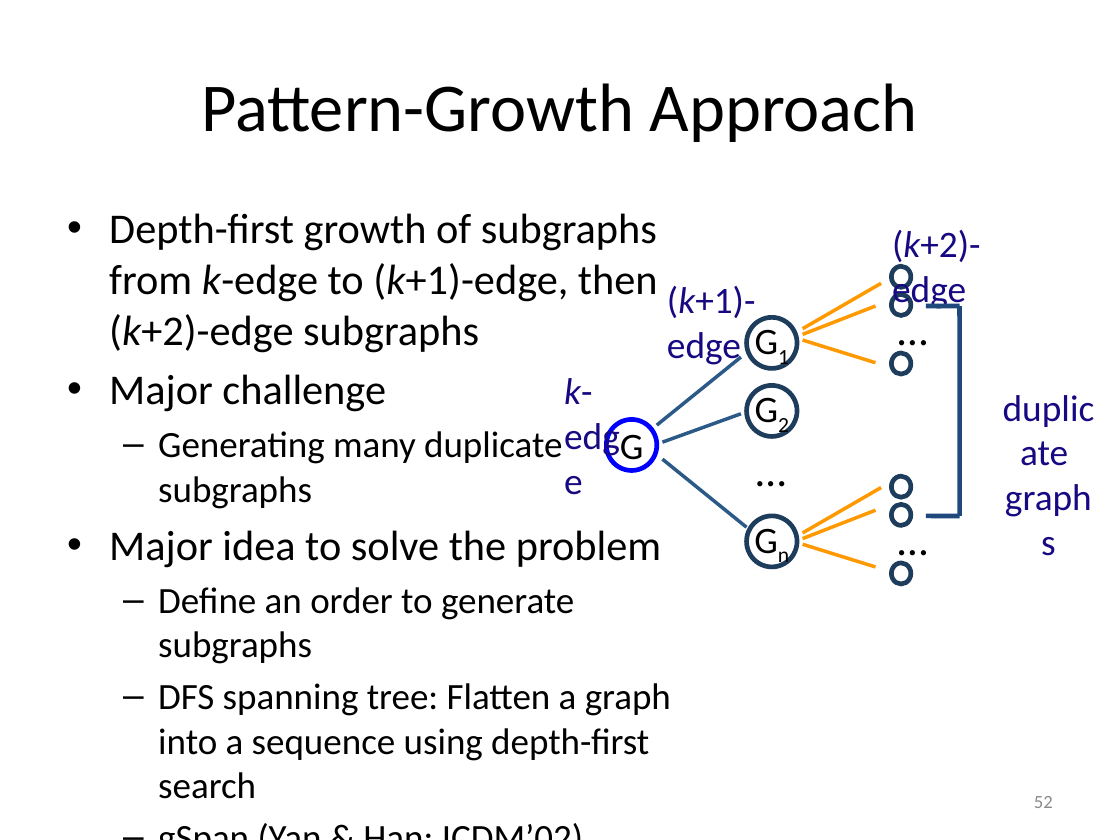
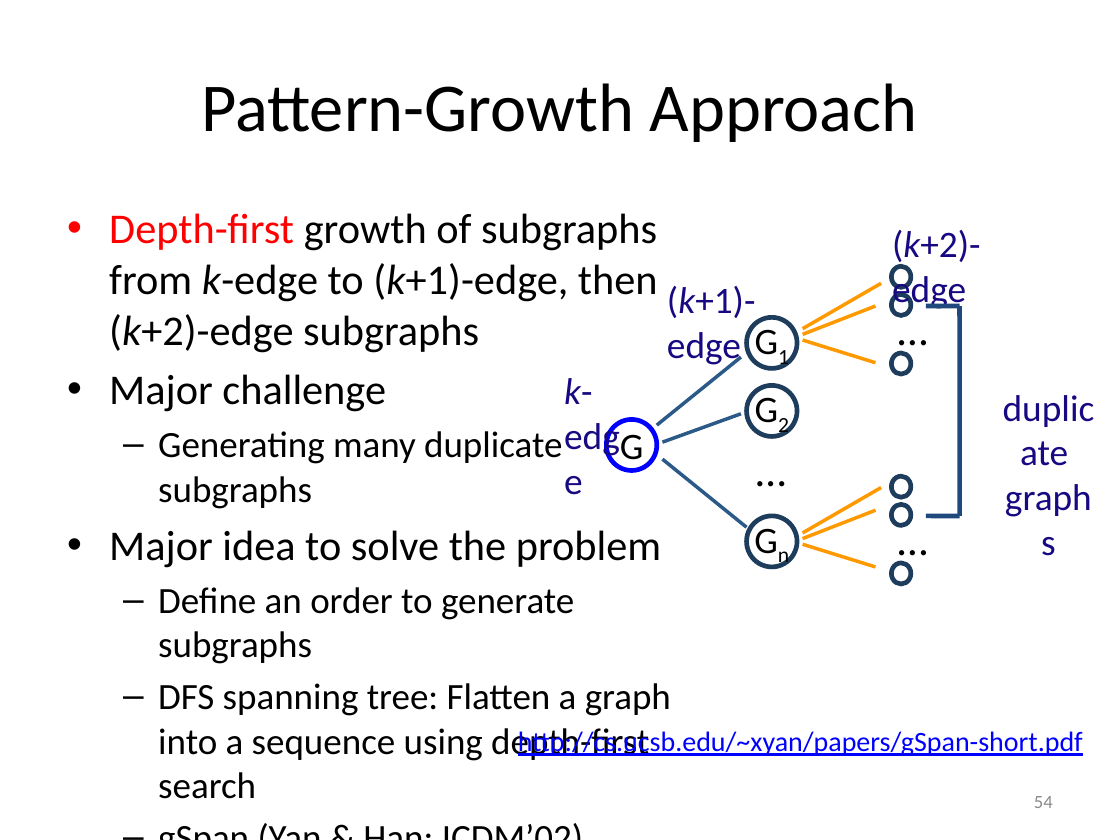
Before and after one commit to mjiang89/mjiang89.github.io, a slide deck: slide 54 of teaching/CS412Summer17-Chapter7.pptx (slide 52 before the commit). Drawn at 1120x840 pixels with LibreOffice and Linux fonts; fonts in the diff are those of the drawing. Boxes give left, top, right and bottom in pixels: in the first picture for what was removed or moved away, otherwise in the second. Text is boxed around its words. In the diff, an @@ line names an element or a change of style, - is before the commit and + after.

```diff
--- a/teaching/CS412Summer17-Chapter7.pptx
+++ b/teaching/CS412Summer17-Chapter7.pptx
@@ text at [109, 213, 658, 353]: text colour #000000 to #FF0000 in "Depth-first" @@
@@ text added at [518, 728, 1083, 758], 18 pt, text #0000FF, underline @@
+http://cs.ucsb.edu/~xyan/papers/gSpan-short.pdf
@@ page number at [1034, 796, 1053, 808]: text changed @@
-52
+54
```
Also in this commit, not shown: 20 other slides changed, 2 slides added, 2 other files.
